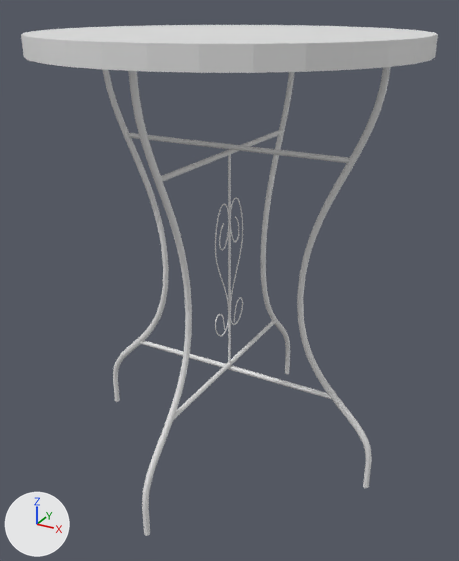
Before and after pictures for a commit that changed the Blender file File di blender/Massimo/tavolino_rotondo.blend.
One viewpoint serves both versions: a camera (50 mm lens) standing at (0.495, -0.9, 0.792) and looking at (0.006, -0.011, 0.347). Arrows for +X, +Y and +Z are at lower left; the lights stay in place.

The scene before the commit, as lines of its bpy script (objects in view):
```python
ob_cylinder = bpy.data.objects.new('Cylinder', me_cylinder_002)
ob_cylinder.parent = ob_curva_gamba_tavolo
ob_cylinder.location = (2.48, 0.0, 4.892)
ob_cylinder_001 = bpy.data.objects.new('Cylinder.001', me_cylinder_003)
ob_cylinder_001.parent = ob_curva_gamba_tavolo_001
ob_cylinder_001.location = (0.0, -2.48, 4.892)
ob_cylinder_001.rotation_euler = (0.0, 0.0, -1.571)  # degrees (0, 0, -90)
ob_cylinder_002 = bpy.data.objects.new('Cylinder.002', me_cylinder_004)
ob_cylinder_002.location = (0.0, 0.0, 0.577)
ob_cylinder_002.rotation_euler = (0.0, 1.571, 0.0)  # degrees (0, 90, 0)
ob_cylinder_002.scale = (0.99, 0.707, 0.707)
ob_girigoro_tavolo_sotto = bpy.data.objects.new('Girigoro tavolo sotto', me_cylinder_008)
ob_girigoro_tavolo_sotto.parent = ob_girigoro_curva_sotto_tavolo
ob_girigoro_tavolo_sotto.location = (0.0, 0.226, 2.985)
ob_tavolo = bpy.data.objects.new('Tavolo', me_cylinder)
ob_tavolo.location = (0.0, 0.0, 0.72)
ob_tavolo.scale = (0.795, 0.795, 0.99)
# also in view: 'Cylinder.005' at (0.0, 0.0, 0.568); 'Cylinder.003' at (0.0, 0.0, 0.165); 'Cylinder.004' at (0.0, 0.0, 0.172)
```
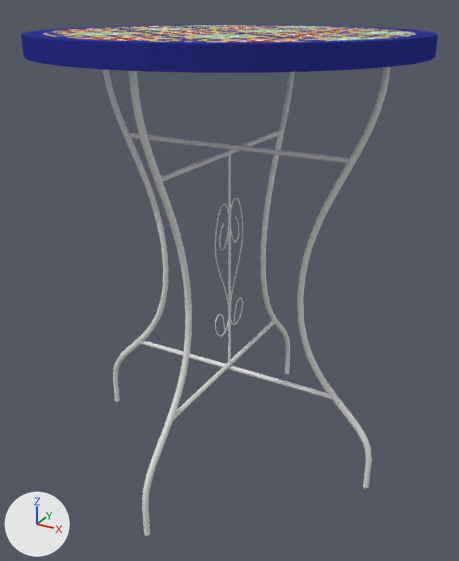
Diff of the bpy script that builds the scene:
```diff
--- a/File di blender/Massimo/tavolino_rotondo.blend.py
+++ b/File di blender/Massimo/tavolino_rotondo.blend.py
@@ img_mosaico_texture_png @@
+img_mosaico_texture_png = load_image('mosaico texture.png', 'Texture/Mosaico/mosaico texture.png', 1024, 1024, 'sRGB')
@@ img_mosaico_normal_map_png @@
+img_mosaico_normal_map_png = load_image('Mosaico normal map.png', 'Texture/Mosaico/Mosaico normal map.png', 2048, 2048, 'Non-Color')
@@ mat_tavolo_sopra @@
+mat_tavolo_sopra = bpy.data.materials.new('Tavolo sopra')
+# uses the picture img_mosaico_normal_map_png
+# uses the picture img_mosaico_texture_png
@@ me_cylinder @@
 # used by ob_tavolo; location = (0.0, 0.0, 0.72); scale = (0.795, 0.795, 0.99)
-me_cylinder.from_pydata(...)  # 64 vertices, 34 faces; spans x -0.377..0.377, y -0.377..0.377, z 0.0..0.03
+me_cylinder.from_pydata(...)  # 96 vertices, 66 faces; spans x -0.377..0.377, y -0.377..0.377, z 0.0..0.03
+# me_cylinder part 1
+# 1 face is deleted
+# 32 vertices are added at x -0.341..0.341, y -0.341..0.341, z 0.03
+# 33 new faces join them
+# me_cylinder part 2: 33 faces spanning x -0.377..0.377, y -0.377..0.377, z 0.0..0.03 switch from no material to mat_tavolo_sopra
```

Where the change shows, as pixel boxes [x1, y1, x2, y2] in the pictures (459 x 561 px):
part 1 of me_cylinder, built on: [21, 25, 438, 44] in both
part 2 of me_cylinder, recoloured (grey to blue): [21, 35, 438, 73] in both
